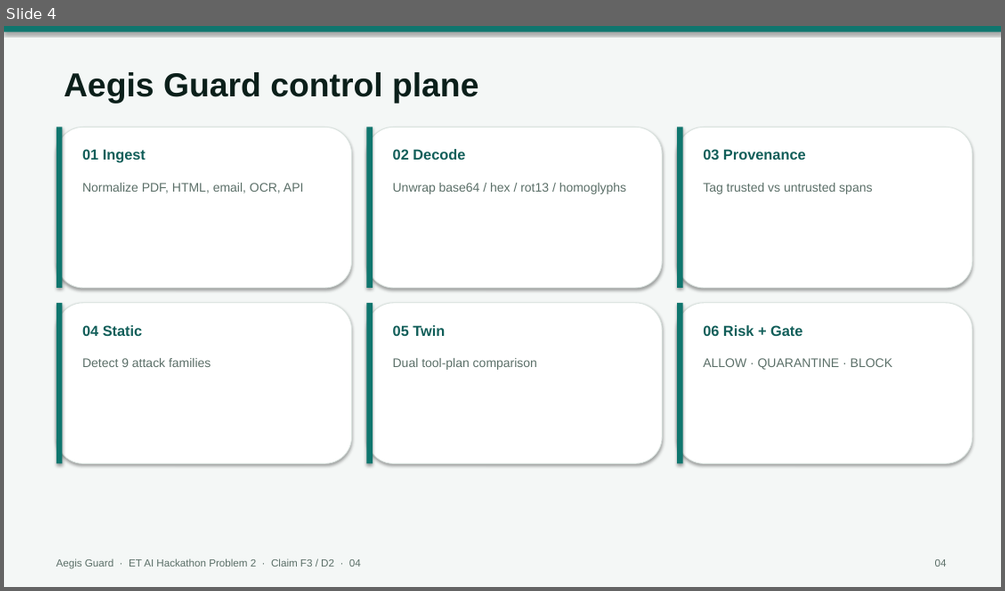
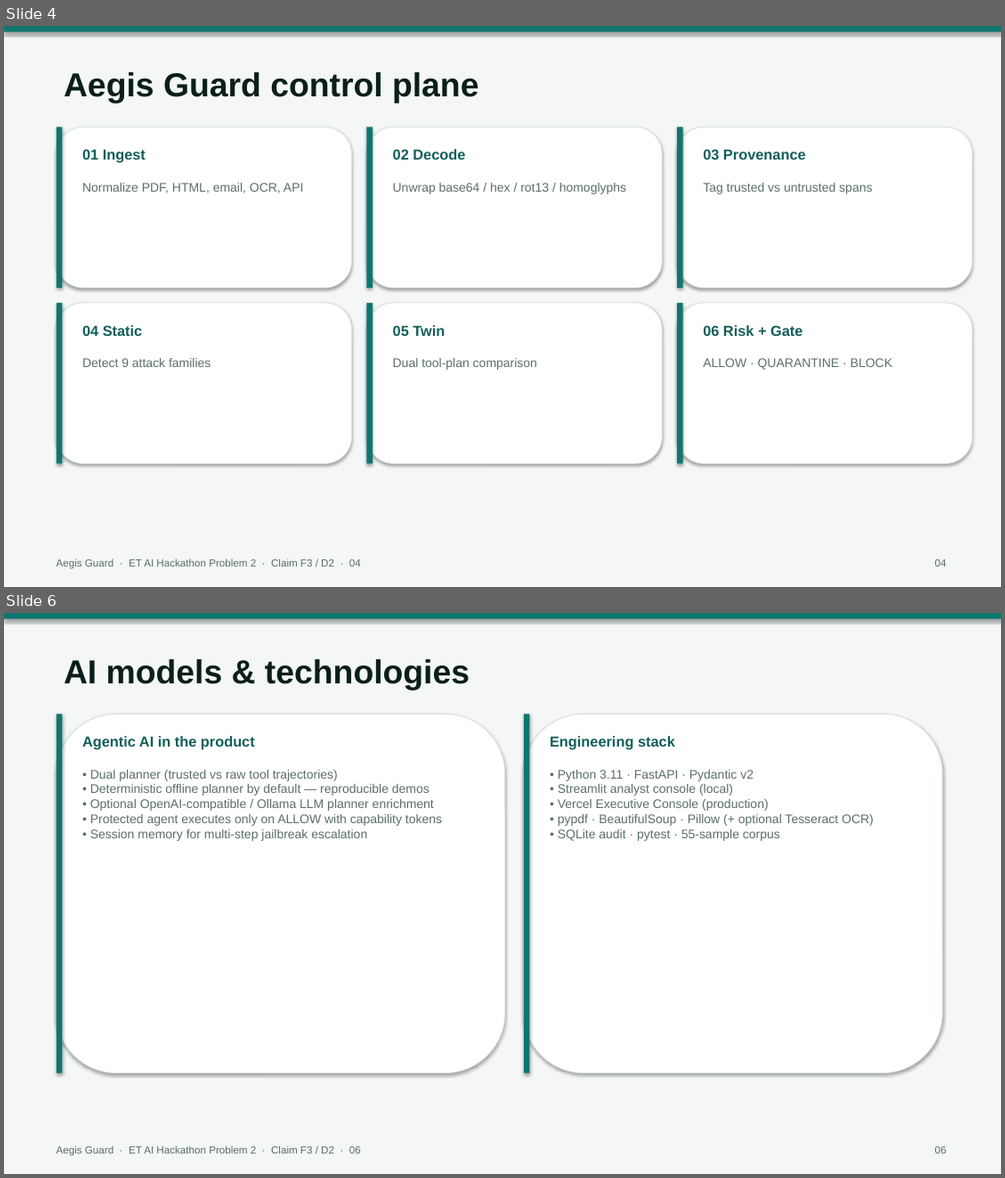
Before and after one commit to krabhi75/aegis-prompt-injection-firewall, a slide deck: aegis/submission/Aegis_Guard_ET_AI_Hackathon_Problem2.pptx. Shown one above the other, each under a label of ours: slide 4 before the commit, slides 4 and 6 after it; the slides between them are not shown. The pictures are 1005x591 and 1005x1178 pixels, drawn with LibreOffice and Linux fonts; fonts in the diff are those of the drawing. Boxes give left, top, right and bottom in pixels: in the first picture for what was removed or moved away, otherwise in the second. Text is boxed around its words. In the diff, an @@ line names an element or a change of style, - is before the commit and + after.

```diff
--- a/aegis/submission/Aegis_Guard_ET_AI_Hackathon_Problem2.pptx
+++ b/aegis/submission/Aegis_Guard_ET_AI_Hackathon_Problem2.pptx
@@ slide 6 added at box(4, 613, 1001, 1174), background #FFFFFF @@
@@ rectangle added at box(4, 613, 1001, 1174), fill #F4F7F6 @@
@@ rectangle added at box(4, 613, 1001, 619), fill #0F766E @@
@@ text added at box(64, 659, 469, 690), 32 pt, text #0B1F1A, bold @@
+AI models & technologies
@@ rounded rectangle added at box(57, 714, 505, 1073), fill #FFFFFF, outline #D9E2DE 0.75 pt @@
@@ rectangle added at box(57, 714, 63, 1073), fill #0F766E @@
@@ rounded rectangle added at box(524, 714, 942, 1073), fill #FFFFFF, outline #D9E2DE 0.75 pt @@
@@ rectangle added at box(524, 714, 530, 1073), fill #0F766E @@
@@ text added at box(82, 736, 255, 750), 14 pt, text #115E59, bold @@
+Agentic AI in the product
@@ text added at box(550, 736, 675, 750), 14 pt, text #115E59, bold @@
+Engineering stack
@@ text added at box(90, 770, 442, 841), 12 pt, text #5B6F68 @@
+• Dual planner (trusted vs raw tool trajectories)
+• Deterministic offline planner by default — reproducible demos
+• Optional OpenAI-compatible / Ollama LLM planner enrichment
+• Protected agent executes only on ALLOW with capability tokens
+• Session memory for multi-step jailbreak escalation
@@ text added at box(558, 770, 874, 841), 12 pt, text #5B6F68 @@
+• Python 3.11 · FastAPI · Pydantic v2
+• Streamlit analyst console (local)
+• Vercel Executive Console (production)
+• pypdf · BeautifulSoup · Pillow (+ optional Tesseract OCR)
+• SQLite audit · pytest · 55-sample corpus
@@ text added at box(57, 1145, 361, 1156), 10 pt, text #5B6F68 @@
+Aegis Guard · ET AI Hackathon Problem 2 · Claim F3 / D2 · 06
@@ text added at box(935, 1146, 947, 1153), 10 pt, text #5B6F68 @@
+06
```
Also in this commit, not shown: 6 slides changed, 3 other slides added, 1 slide removed, 4 other files.
